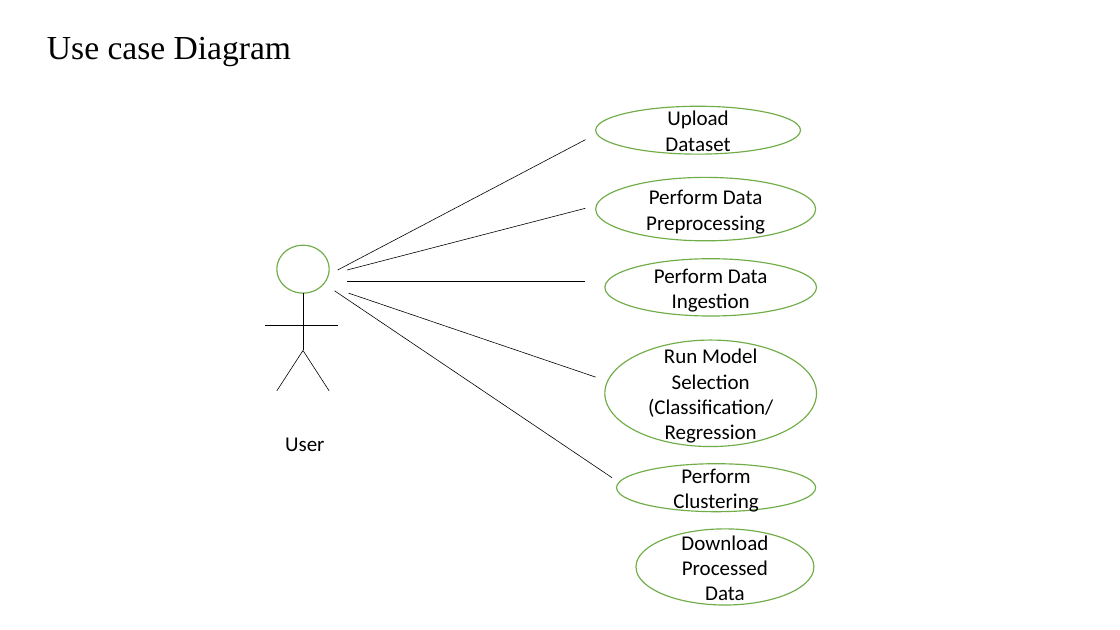
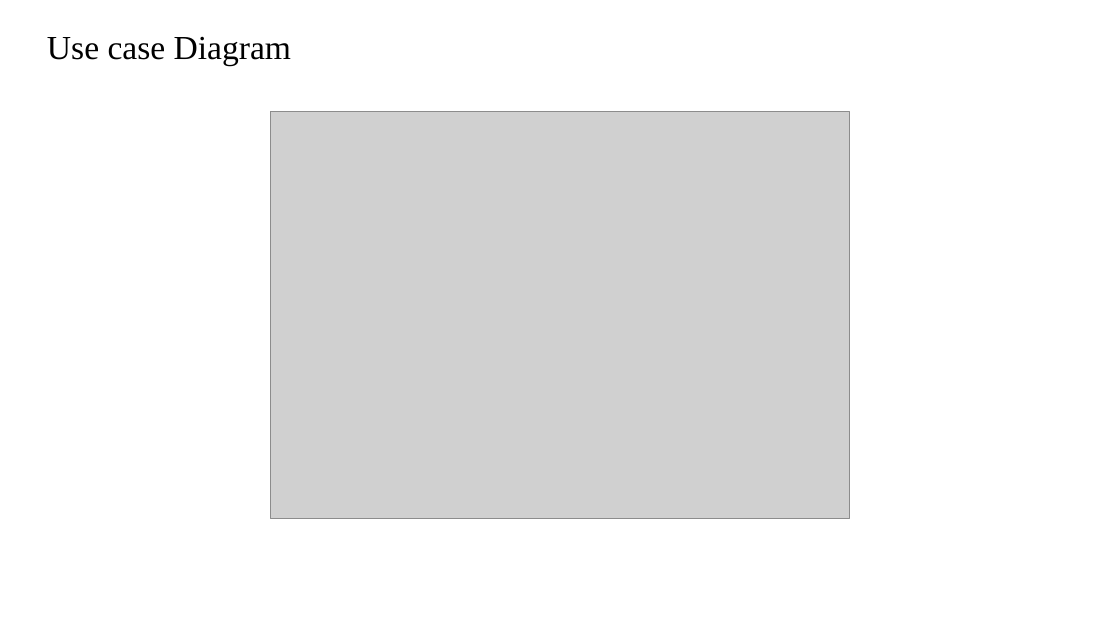
Before and after one commit to Sruthika111/Swiftml, a slide deck: slide 6 of FILES/literature-survey.pptx. Drawn at 1120x630 pixels with LibreOffice and Linux fonts; fonts in the diff are those of the drawing; grey boxes stand for pictures. Boxes give left, top, right and bottom in pixels: in the first picture for what was removed or moved away, otherwise in the second. Text is boxed around its words. In the diff, an @@ line names an element or a change of style, - is before the commit and + after.

```diff
--- a/FILES/literature-survey.pptx
+++ b/FILES/literature-survey.pptx
@@ picture added at bbox=[271, 111, 849, 518] @@
@@ ellipse removed at bbox=[596, 107, 801, 155] @@
-Upload Dataset
@@ line removed from (338, 270) to (586, 139) @@
@@ ellipse removed at bbox=[596, 177, 816, 241] @@
-Perform Data Preprocessing
@@ line removed from (347, 270) to (586, 208) @@
@@ ellipse removed at bbox=[277, 245, 329, 293] @@
@@ ellipse removed at bbox=[605, 259, 817, 316] @@
-Perform Data Ingestion
@@ line removed from (303, 293) to (303, 350) @@
@@ line removed from (334, 291) to (613, 478) @@
@@ line removed from (347, 281) to (586, 281) @@
@@ line removed from (349, 293) to (596, 377) @@
@@ line removed from (265, 325) to (338, 325) @@
@@ line removed from (303, 350) to (277, 391) @@
@@ line removed from (303, 350) to (329, 391) @@
@@ ellipse removed at bbox=[605, 340, 817, 447] @@
-Run Model Selection
-(Classification/Regression
@@ text removed at bbox=[285, 437, 324, 451] @@
-User
@@ ellipse removed at bbox=[617, 464, 816, 512] @@
-Perform Clustering
@@ ellipse removed at bbox=[636, 529, 814, 606] @@
-Download Processed Data
```
Also in this commit, not shown: 5 other slides changed, 1 slide added, 1 slide removed, 26 other files.
